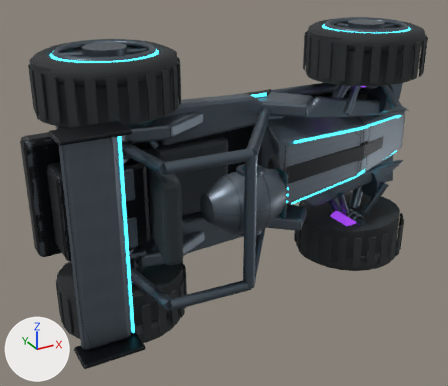
The glTF model fractal-gas-web/web/lab/assets/futuristic/kart-high.glb as it was, and as the next commit left it.
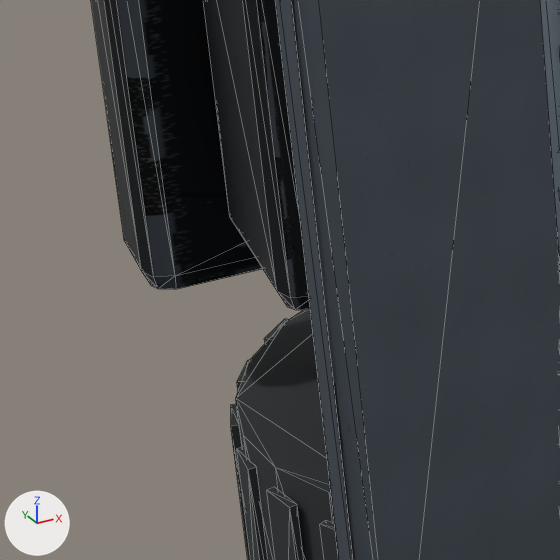
The first picture shows the older version from a 50 mm camera at (-1.074, -1.956, 0.781) aimed at (-0.15, -0.275, -0.06). The close-ups show the older and then the newer version on the part from 2% to 27% of the width and 52% to 80% of the height of that picture. Only the edits that show in the close-ups are written down. The lights are fixed; the arrows at lower left show +X, +Y and +Z. The close-ups show mesh edges as thin lines. Where no turn or scale is listed for an object, it has been applied to the vertices. Vertices at exactly the same position are counted once.

In view in the first close-up: 'Wheel 1 -1 / Tire rubber', 'kart-root / Brushed pale alloy', 'kart-root / Ceramic graphite'.
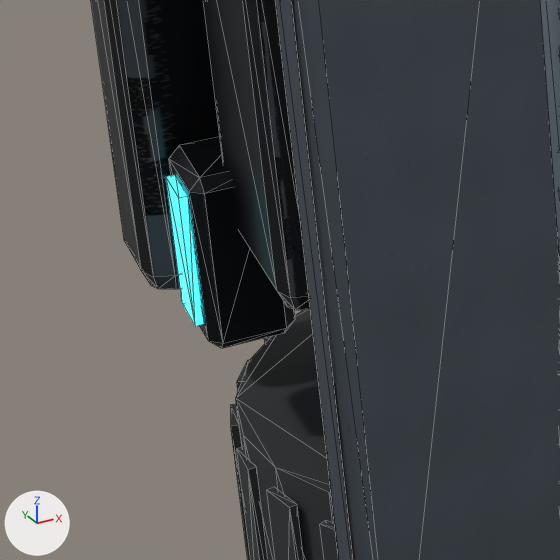
Changed parts and their boxes [x1, y1, x2, y2] in the close-ups (560 x 560 px):
'kart-root / Ceramic graphite', reshaped: before [91, 0, 310, 311]; after [91, 0, 310, 348]
'kart-root / Cyan instrumentation', reshaped (not visible before): after [166, 175, 203, 326]
part 1 of me_export_batch, added: after [169, 137, 295, 348]

Patch to the scene script:
```diff
--- a/fractal-gas-web/web/lab/assets/futuristic/kart-high.glb.py
+++ b/fractal-gas-web/web/lab/assets/futuristic/kart-high.glb.py
@@ me_export_batch @@
 # used by ob_kart_root___ceramic_graphite; location = (-0.0177, -0.0276, 0.0)
-me_export_batch.from_pydata(...)  # 540 vertices, 992 faces; spans x -0.742..0.72, y -0.579..-0.083, z -0.322..0.322
+me_export_batch.from_pydata(...)  # 708 vertices, 1288 faces; spans x -0.742..0.72, y -0.579..-0.083, z -0.322..0.322
+# me_export_batch part 1: a new loose piece of 24 vertices spanning x -0.723..-0.669, y -0.231..-0.168, z -0.2..-0.083, in mat_ceramic_graphite
+# other edits to the shape of me_export_batch do not show in these pictures
 me_export_batch.materials.append(mat_ceramic_graphite)
@@ me_export_batch_016 @@
 # used by ob_kart_root___cyan_instrumentation; location = (-0.0177, -0.0276, 0.0)
-me_export_batch_016.from_pydata(...)  # 424 vertices, 740 faces; spans x -0.579..0.698, y -0.517..-0.141, z -0.302..0.302
+me_export_batch_016.from_pydata(...)  # 440 vertices, 764 faces; spans x -0.728..0.698, y -0.517..-0.141, z -0.302..0.302
+# me_export_batch_016 part 2: a new loose piece, a box spanning x -0.7277..-0.7219, y -0.2154..-0.1837, z -0.185..-0.0974, in mat_cyan_instrumentation (cyan #42e7ff, glowing cyan #42e7ff)
+# other edits to the shape of me_export_batch_016 do not show in these pictures
 me_export_batch_016.materials.append(mat_cyan_instrumentation)
```
